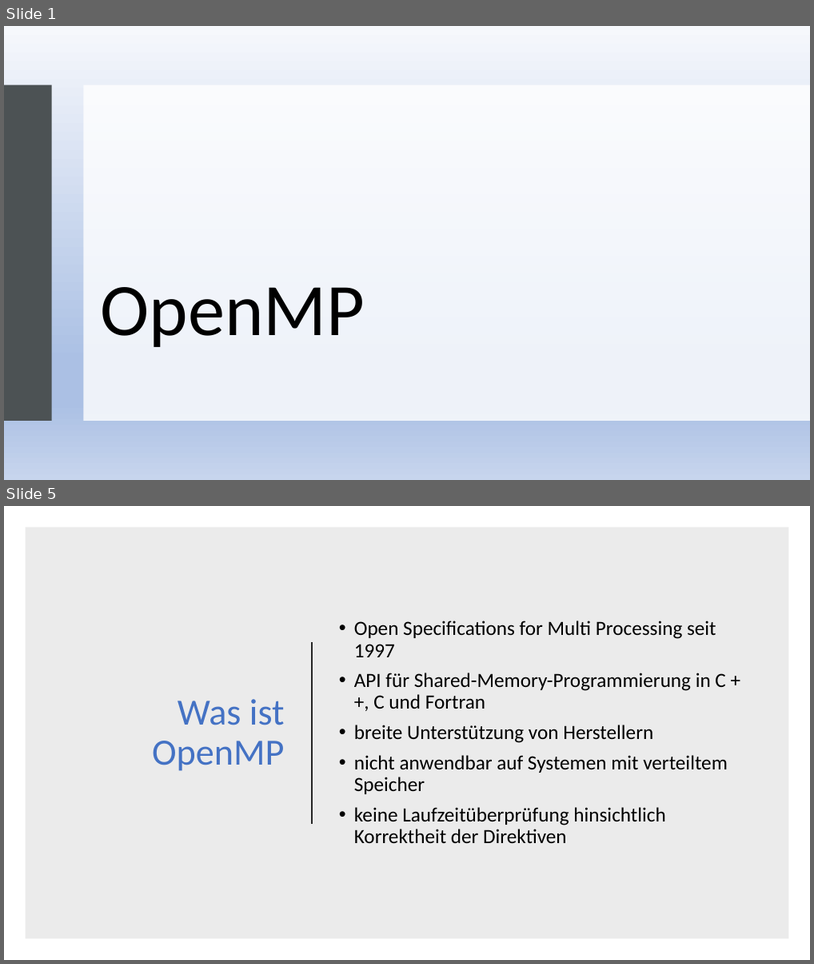
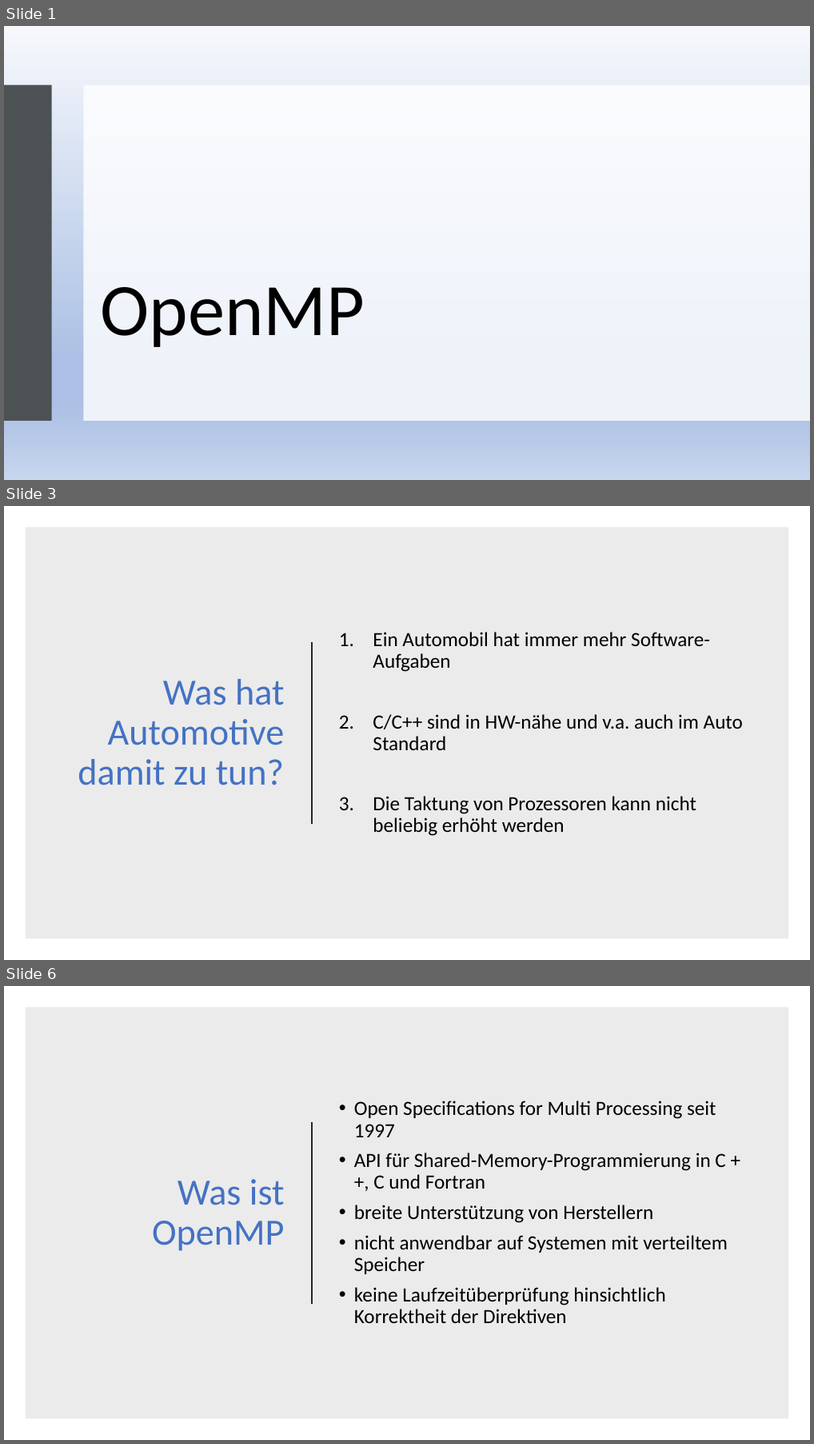
Before and after one commit to dyeske61283/ASE_OpenMP, a slide deck: OpenMP_Folien.pptx. Shown one above the other, each under a label of ours: slides 1 and 5 before the commit, slides 1, 3 and 6 after it; the slides between them are not shown. The pictures are 814x964 and 814x1444 pixels, drawn with LibreOffice and Linux fonts; fonts in the diff are those of the drawing. Boxes give left, top, right and bottom in pixels: in the first picture for what was removed or moved away, otherwise in the second. Text is boxed around its words. In the diff, an @@ line names an element or a change of style, - is before the commit and + after.

```diff
--- a/OpenMP_Folien.pptx
+++ b/OpenMP_Folien.pptx
@@ slide 3 added at <box>4,506,810,960</box>, background #FFFFFF @@
@@ rectangle added at <box>25,527,790,939</box>, fill #000000 at 8% opacity @@
@@ line added from (312, 642) to (312, 824), #262626 1.5 pt @@
@@ text added at <box>373,632,743,836</box>, 24 pt, text #000000 @@
+1. Ein Automobil hat immer mehr Software-Aufgaben
+2. C/C++ sind in HW-nähe und v.a. auch im Auto Standard
+3. Die Taktung von Prozessoren kann nicht beliebig erhöht werden
@@ title added at <box>78,679,285,785</box>, 44 pt, text #4472C4 @@
+Was hat Automotive damit zu tun?
@@ what was slide 5 is now slide 6 @@
```
Also in this commit, not shown: 3 slides changed, 3 other slides added, 3 slides removed, 6 other files.
